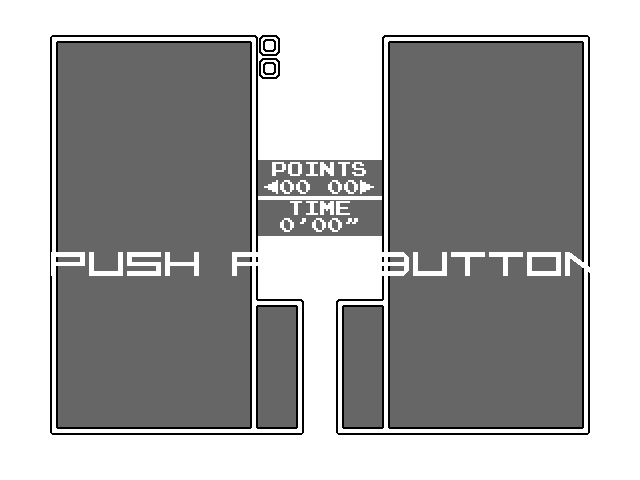
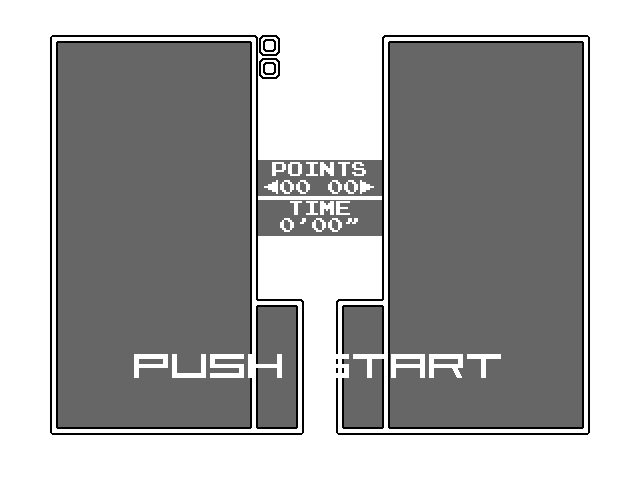
Layers edited between the first and the second w=640, h=480 image:
added layer "PUSH START #1" above "Clipboard" over [134, 354, 501, 378]
renamed "PUSH ANY BUTTON!" to "PUSH START", hid it, painted on it over [51, 252, 590, 276]
